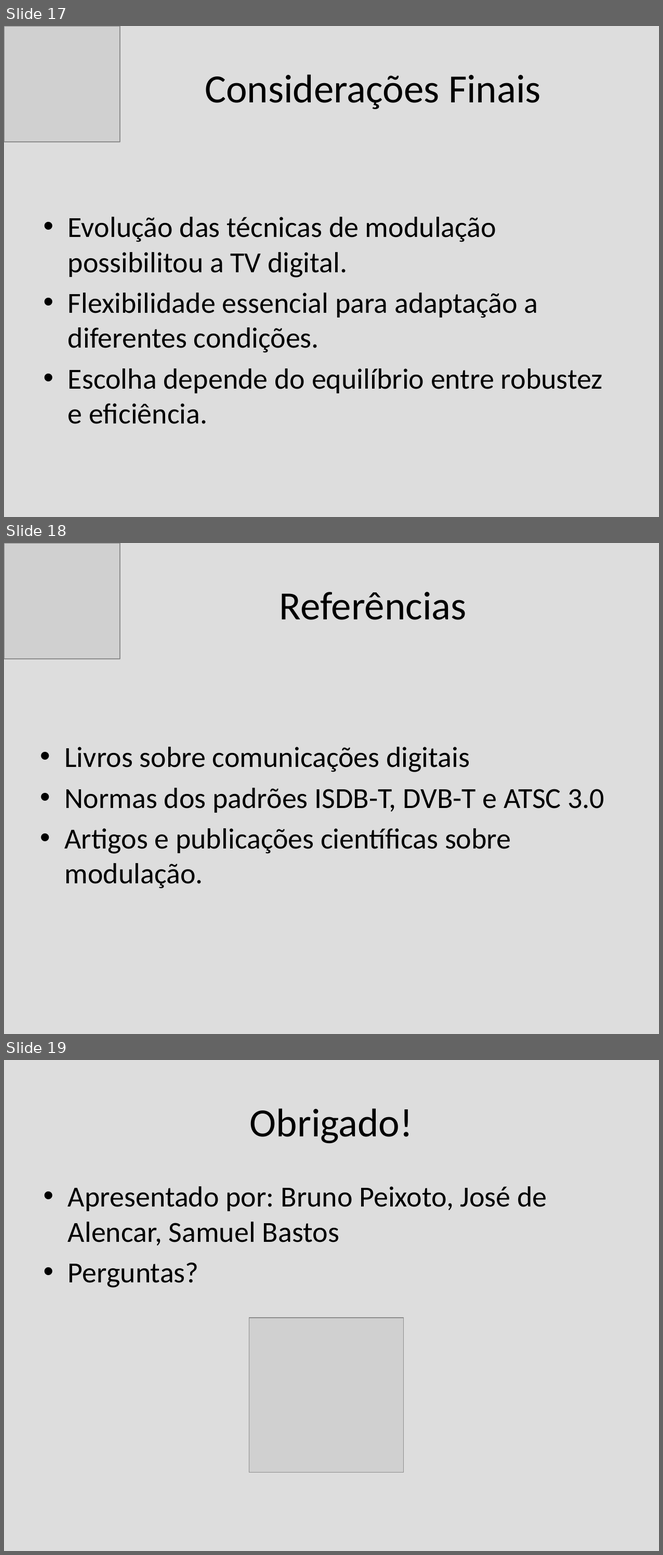
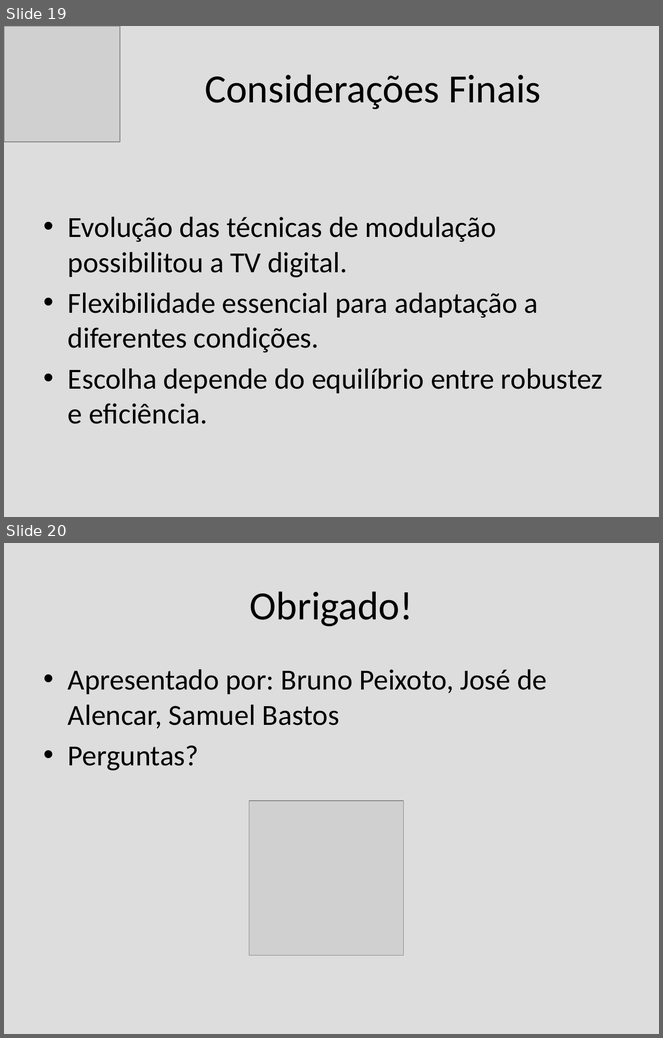
Before and after one commit to alenior/IFCE, a slide deck: P7/TV DIGITAL/modulacao_tv_digital.odp. Shown one above the other, each under a label of ours: slides 17, 18 and 19 before the commit, slides 19 and 20 after it. The pictures are 663x1555 and 663x1038 pixels, drawn with LibreOffice and Linux fonts; fonts in the diff are those of the drawing; grey boxes stand for pictures. Boxes give left, top, right and bottom in pixels: in the first picture for what was removed or moved away, otherwise in the second. Text is boxed around its words. In the diff, an @@ line names an element or a change of style, - is before the commit and + after.

```diff
--- a/P7/TV DIGITAL/modulacao_tv_digital.odp
+++ b/P7/TV DIGITAL/modulacao_tv_digital.odp
@@ slide 18 removed at (4, 543, 659, 1034), background #DDDDDD @@
@@ picture removed at (4, 543, 120, 659) @@
@@ title removed at (280, 592, 467, 620) @@
-Referências
@@ text removed at (64, 747, 605, 889) @@
-• Livros sobre comunicações digitais
-• Normas dos padrões ISDB-T, DVB-T e ATSC 3.0
-• Artigos e publicações científicas sobre modulação.
@@ what was slide 17 is now slide 19 @@
@@ what was slide 19 is now slide 20 @@
```
Also in this commit, not shown: 7 slides changed, 2 slides added, 6 other files.
